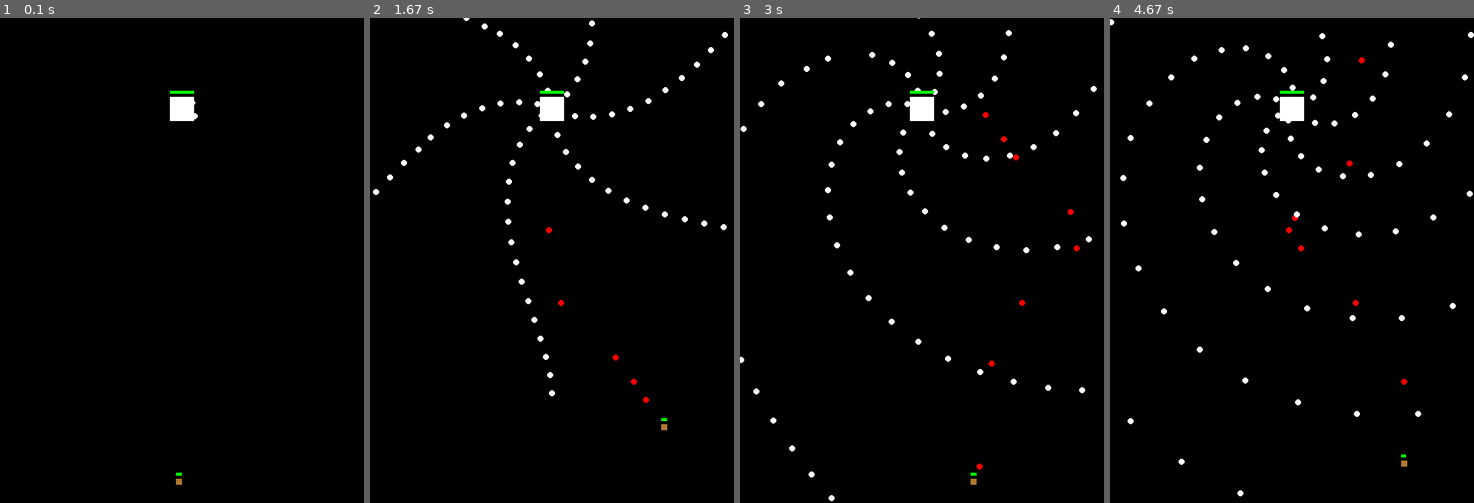
Above: before the commit, frames 1-4 (left to right).
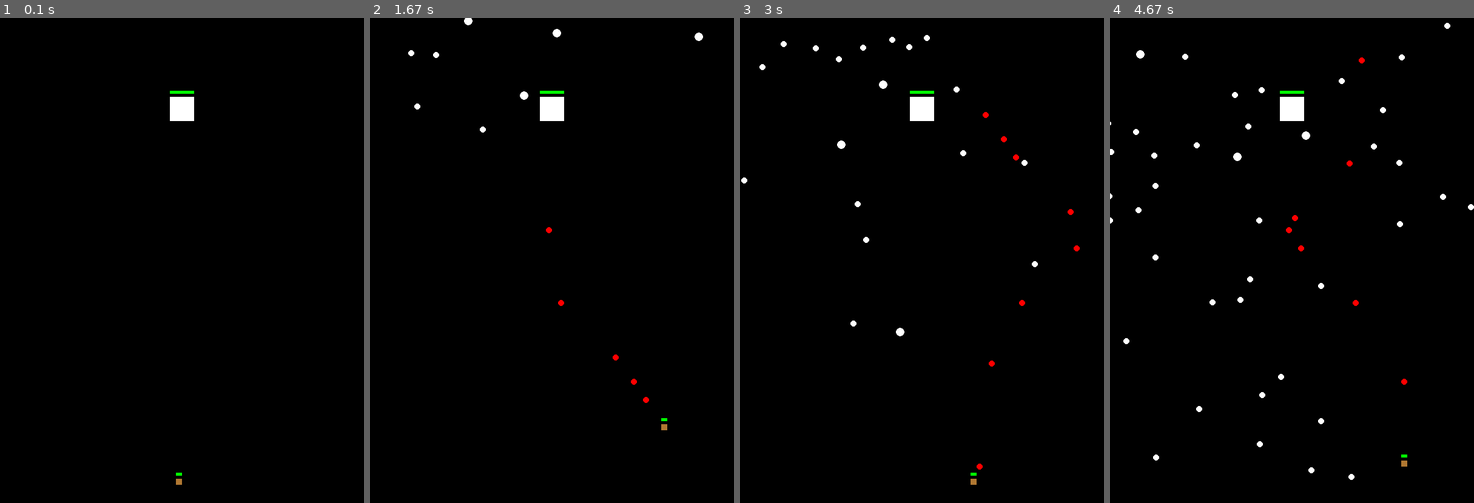
Above: after the commit, the same moments.

Repository: lalaneko/Pygame_Bullet_Hell_Trial
Game: pygame game, started from Boss Fight Challenge.py
The game is run twice, just before and just after one commit, with the same random seed, the same clock (stepped at 60 frames per second) and the same inputs.
Inputs:
- Up to frame 1 (0.1 s): no input
- Up to frame 2 (1.67 s): tap Space at 0.33, 0.73, 1.03, 1.23, 1.57 s; hold Right 0.67-1.13 s; hold Up 1.17-1.47 s; hold Right from 1.5 s (still down)
- Up to frame 3 (3 s): tap Space at 1.87, 2.07, 2.37, 2.63, 2.97 s; release Right at 1.97 s; hold Left 2-2.53 s; hold Down 2.57-2.87 s; hold Left from 2.9 s (still down)
- Up to frame 4 (4.67 s): tap Space at 3.27, 3.4, 3.8, 4.1, 4.47 s; release Left at 3.3 s; hold Up 3.33-3.7 s; hold Right 3.73-4.37 s; hold Down from 4.4 s (still down)

The runs differ from the first frame. In frame 1, less than 0.1% of the frame differs, in the area x 53-55%, y 17-21%; in frame 2, 1.1%; in frame 3, 1.3%; in frame 4, 1.7%, in the area x 0-100%, y 0-99%.

Commit message:
Deleted excess variable declaration

Diff:
--- a/Boss Fight Challenge.py
+++ b/Boss Fight Challenge.py
@@ -8,20 +8,20 @@
 from Bullet_Collection import *
 from Sprites import *
 from config import *
-
-# 游戏窗口尺寸
-screen_width = 600
-screen_height = 800
-
-# 定义颜色
-BLACK = (0, 0, 0)
-WHITE = (255, 255, 255)
-RED = (255, 0, 0)
-GREEN = (0, 255, 0)
-BLUE = (0, 0, 255)
-ENEMY_COLOR = (128, 64, 200)
-BOSS_COLOR = (176, 120, 50)
-
+#
+# # 游戏窗口尺寸
+# screen_width = 600
+# screen_height = 800
+#
+# # 定义颜色
+# BLACK = (0, 0, 0)
+# WHITE = (255, 255, 255)
+# RED = (255, 0, 0)
+# GREEN = (0, 255, 0)
+# BLUE = (0, 0, 255)
+# ENEMY_COLOR = (128, 64, 200)
+# BOSS_COLOR = (176, 120, 50)
+#
 
 # 初始化Pygame
 pygame.init()
--- a/Sprites.py
+++ b/Sprites.py
@@ -97,7 +97,7 @@
         self.chance = 1
         self.HEALTH = health
         self.S_bullet_angle = 0
-        self.attack = 0
+        self.attack = 2
         # For S_spray
         self.S_temp = 0
         self.S_temp_count = 0
@@ -128,7 +128,8 @@
             S_spray_2(self)
         elif self.attack == 2:
             S_split(self)
-
+            # S_spray(self)
+            # S_spray_2(self)
 
 
     def draw(self, screen):
